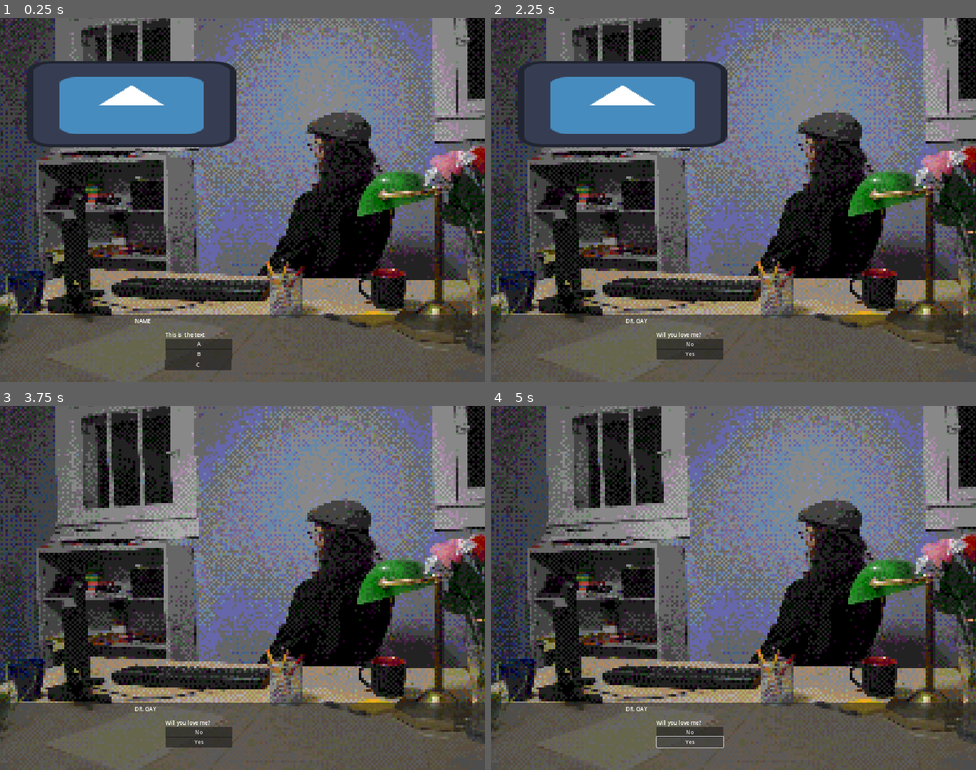
Above: before the commit, frames 1-4 (two rows, left to right).
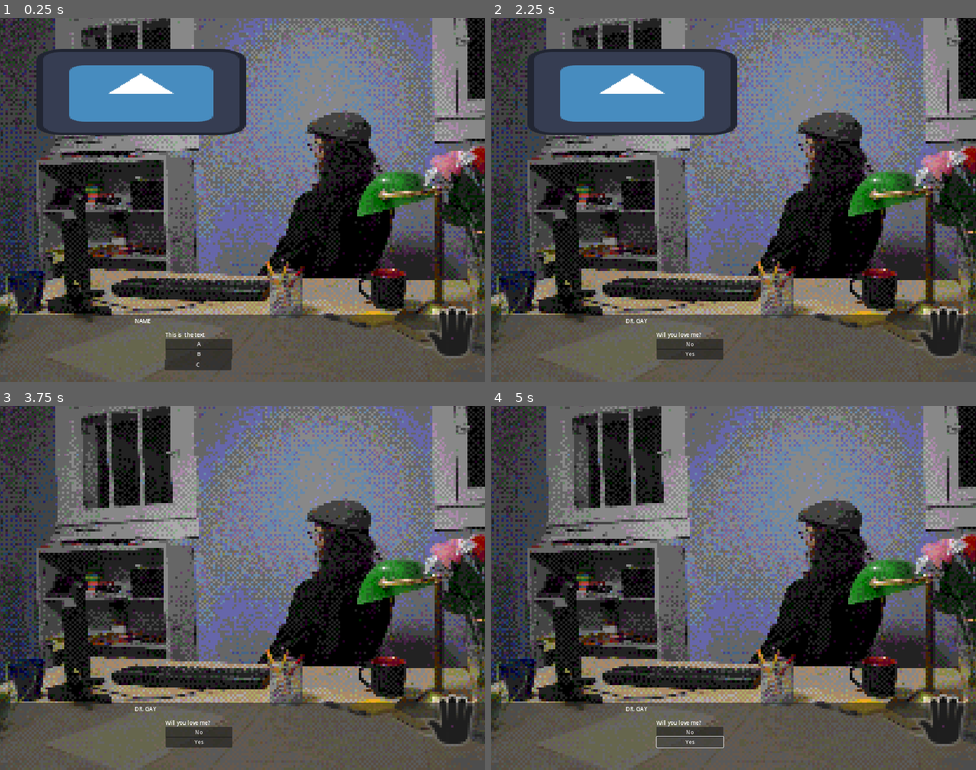
Above: after the commit, the same moments.

Repository: ponzis/Ludum-Dare-55
Game: Godot game, scene res://main.tscn
Two runs of this game, one before a commit and one after it. Both use one fixed random seed, a clock stepped at 60 frames per second and the inputs below. The engine's default icon, where the game draws it, is replaced by a stand-in: a white triangle on a blue panel in a dark square.
Inputs (mouse positions are in pixels of both pictures, inside the frame that each line leads up to; where the layout moved, square brackets give the same spot in the first picture):
- Up to frame 1 (0.25 s): no input
- Up to frame 2 (2.25 s): click (961, 349) at 0.52 s; click (631, 352) at 1.25 s; click (820, 196) at 2 s
- Up to frame 3 (3.75 s): click (286, 682) at 2.77 s; click (140, 478) [130, 493] at 3.5 s
- Up to frame 4 (5 s): click "Yes" at 4.25 s

The runs differ from the first frame. In frame 1, 7.7% of the frame differs, in the area x 5-98%, y 8-94%; in frame 2, 7.7%; in frame 3, 0.7%; in frame 4, 0.7%.

Commit message:
Connected signals to pickup item.

Diff:
--- a/Rooms/HeadMaster/Room4.tscn
+++ b/Rooms/HeadMaster/Room4.tscn
@@ -1,11 +1,12 @@
-[gd_scene load_steps=7 format=3 uid="uid://bwt04pbe02yvc"]
+[gd_scene load_steps=8 format=3 uid="uid://bwt04pbe02yvc"]
 
 [ext_resource type="Texture2D" uid="uid://c5vsf2lv7fbu5" path="res://Rooms/HeadMaster/test2.png" id="1_rxhgl"]
 [ext_resource type="Script" path="res://scripts/move_action.gd" id="2_yo1aw"]
 [ext_resource type="Script" path="res://scripts/dialog_action.gd" id="3_u034m"]
 [ext_resource type="Script" path="res://scripts/event_item.gd" id="4_yd0rg"]
-[ext_resource type="Script" path="res://Rooms/HeadMaster/pickup_item.gd" id="5_nqyfy"]
 [ext_resource type="Texture2D" uid="uid://dyu1neqlp1fnp" path="res://icon.svg" id="5_o1l45"]
+[ext_resource type="Script" path="res://scripts/pickup_item.gd" id="6_uur28"]
+[ext_resource type="Texture2D" uid="uid://erj7fart7jky" path="res://grab_24.svg" id="7_4o8h6"]
 
 [node name="Room4" type="Node2D"]
 scale = Vector2(6, 6)
@@ -31,24 +32,32 @@
 dialog_file = "res://Rooms/HeadMaster/headmaster.json"
 
 [node name="PencilHolder" type="TextureButton" parent="Background"]
-offset_left = 4.5
-offset_top = 28.3333
-offset_right = 44.5
-offset_bottom = 68.3333
+offset_left = 89.5
+offset_top = -72.8333
+offset_right = 129.5
+offset_bottom = -32.8333
 scale = Vector2(0.374598, 0.507877)
 script = ExtResource("4_yd0rg")
 
 [node name="PickupItem" type="TextureButton" parent="Background"]
-offset_left = -98.0
-offset_top = -61.0
-offset_right = 30.0
-offset_bottom = 67.0
+offset_left = -93.6667
+offset_top = -66.1667
+offset_right = 34.3333
+offset_bottom = 61.8333
 scale = Vector2(0.695015, 0.285648)
 texture_normal = ExtResource("5_o1l45")
-script = ExtResource("5_nqyfy")
+script = ExtResource("6_uur28")
 set_flags_on_pickup = {
 "Oooble": true
 }
+
+[node name="TextureButton" type="TextureButton" parent="Background"]
+offset_left = 70.0
+offset_top = 41.8333
+offset_right = 110.0
+offset_bottom = 81.8333
+texture_normal = ExtResource("7_4o8h6")
+script = ExtResource("6_uur28")
 
 [connection signal="mouse_entered" from="Background/Folder" to="Background/Folder" method="_on_mouse_entered"]
 [connection signal="mouse_exited" from="Background/Folder" to="Background/Folder" method="_on_mouse_exited"]
--- a/scripts/item.gd
+++ b/scripts/item.gd
@@ -40,7 +40,10 @@
 var clickmask: BitMap = BitMap.new()
 
 # Called when the node enters the scene tree for the first time.
-func _ready():
+func _ready():#Onready overwrites the parents on ready
+	print("Bepis")
+	mouse_entered.connect(_on_mouse_entered)
+	mouse_exited.connect(_on_mouse_exited)
 	print("Item %s ready" % self.name)
 	if check_conditions(visibility_flags):
 		self.show()
@@ -48,7 +51,7 @@
 		self.hide()
 	Input.set_custom_mouse_cursor(crosshair)
 	make_clip_mask()
-	pass
+
 
 func make_clip_mask():
 	if self.texture_normal == null:
--- a/Rooms/HeadMaster/pickup_item.gd
+++ b/scripts/pickup_item.gd
@@ -5,8 +5,10 @@
 @export var set_flags_on_pickup := {}
 
 func _ready():
+	super()
+	print("Pickup Item")
+	pressed.connect(_on_pressed)
 
-	pass
 
 
 # Called every frame. 'delta' is the elapsed time since the previous frame.
